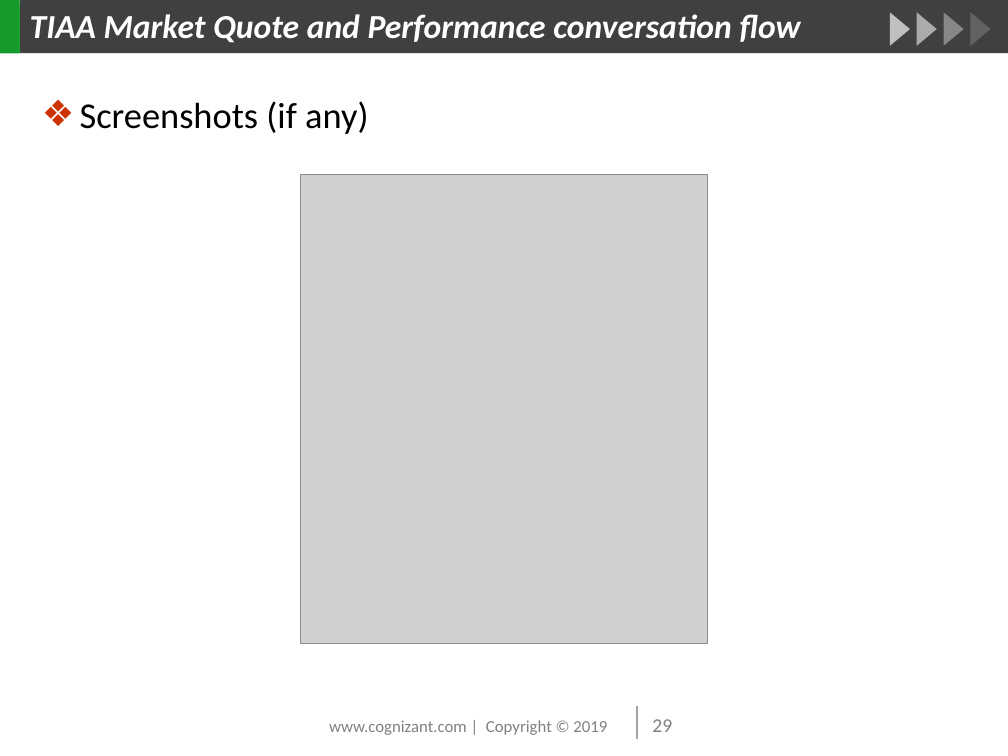
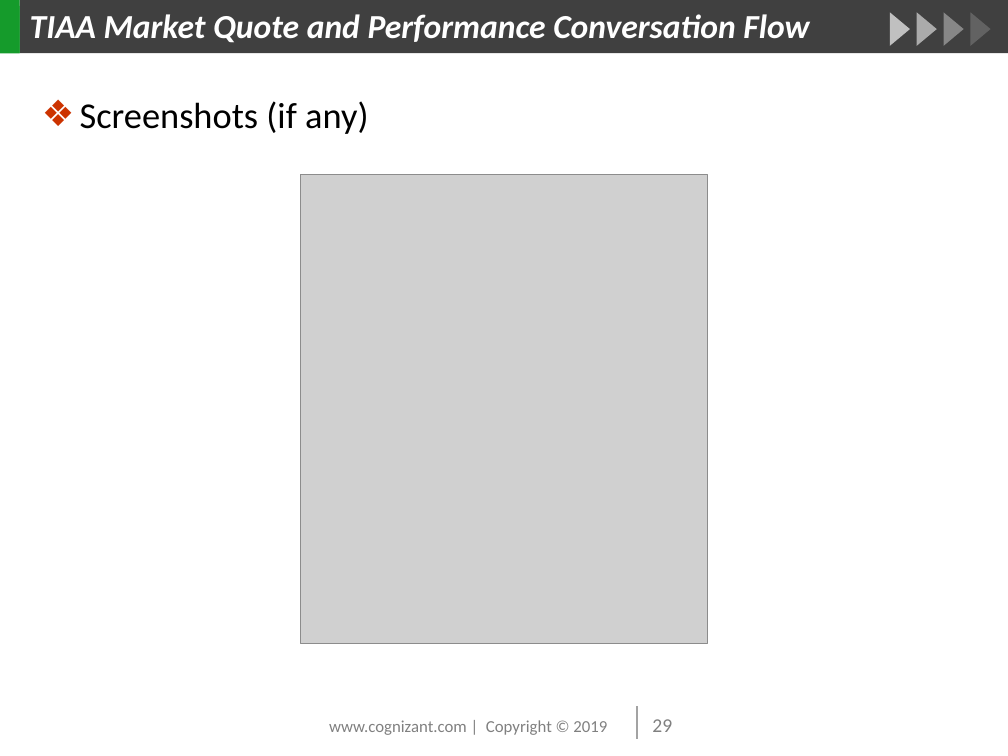
Before and after one commit to beulahmercy/myreact-quiz, a slide deck: slide 29 of TIAA Alexa Skill-PMR July 2019.pptx. Drawn at 1008x756 pixels with LibreOffice and Linux fonts; fonts in the diff are those of the drawing; grey boxes stand for pictures; background and template pictures are left out. Boxes give left, top, right and bottom in pixels: in the first picture for what was removed or moved away, otherwise in the second. Text is boxed around its words. In the diff, an @@ line names an element or a change of style, - is before the commit and + after.

```diff
--- a/TIAA Alexa Skill-PMR July 2019.pptx
+++ b/TIAA Alexa Skill-PMR July 2019.pptx
@@ title at bbox=[30, 14, 809, 43]: text changed @@
-TIAA Market Quote and Performance conversation flow
+TIAA Market Quote and Performance Conversation Flow
```
Also in this commit, not shown: 3 other slides changed, 3 slides added.
